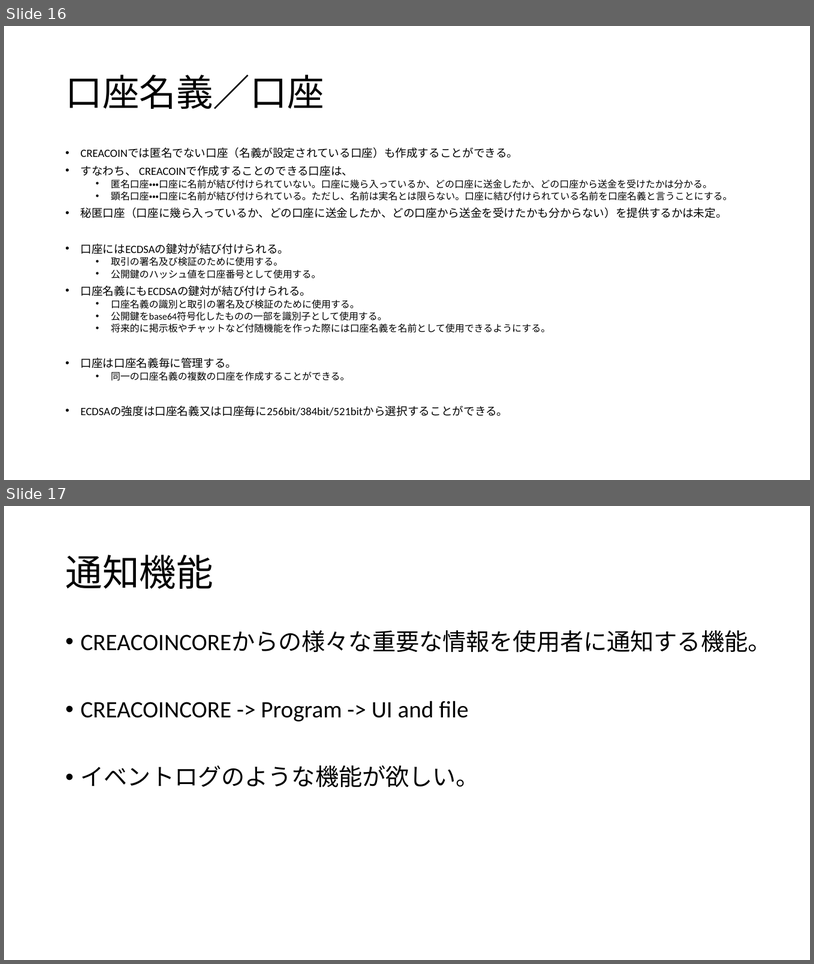
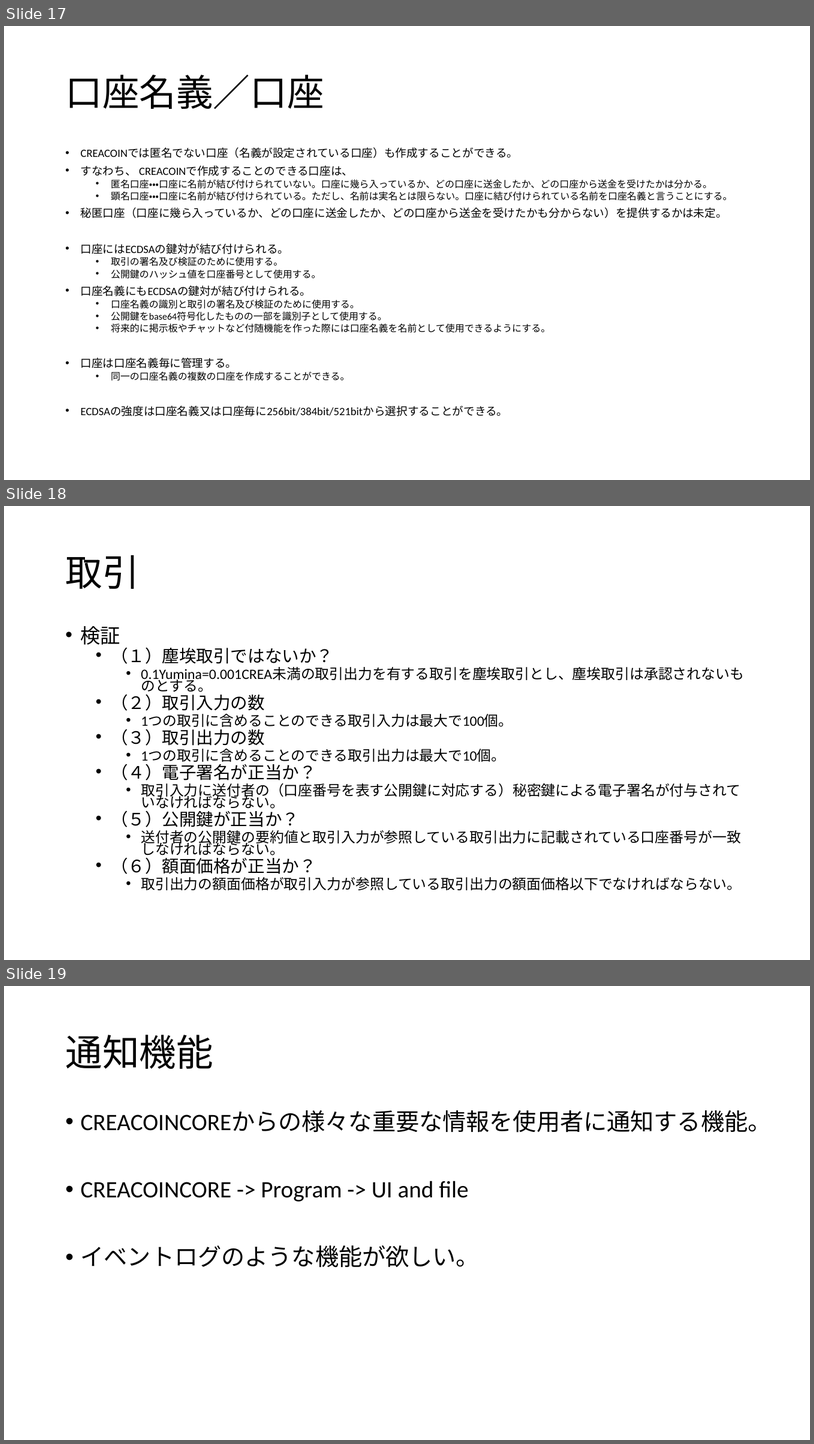
Before and after one commit to pizyumi/CREA, a slide deck: CREA2014/CREACOIN.pptx. Shown one above the other, each under a label of ours: slides 16 and 17 before the commit, slides 17, 18 and 19 after it. The pictures are 814x964 and 814x1444 pixels, drawn with LibreOffice and Linux fonts; fonts in the diff are those of the drawing. Boxes give left, top, right and bottom in pixels: in the first picture for what was removed or moved away, otherwise in the second. Text is boxed around its words. In the diff, an @@ line names an element or a change of style, - is before the commit and + after.

```diff
--- a/CREA2014/CREACOIN.pptx
+++ b/CREA2014/CREACOIN.pptx
@@ slide 18 added at <box>4,506,810,960</box>, background #FFFFFF @@
@@ title added at <box>65,555,139,589</box>, 44 pt, text #000000 @@
+取引
@@ text added at <box>81,626,744,890</box>, 17 pt, text #000000 @@
+• 検証
+  • （１）塵埃取引ではないか？
+    • 0.1Yumina=0.001CREA未満の取引出力を有する取引を塵埃取引とし、塵埃取引は承認されないものとする。
+  • （２）取引入力の数
+    • 1つの取引に含めることのできる取引入力は最大で100個。
+  • （３）取引出力の数
+    • 1つの取引に含めることのできる取引出力は最大で10個。
+  • （４）電子署名が正当か？
+    • 取引入力に送付者の（口座番号を表す公開鍵に対応する）秘密鍵による電子署名が付与されていなければならない。
+  • （５）公開鍵が正当か？
+    • 送付者の公開鍵の要約値と取引入力が参照している取引出力に記載されている口座番号が一致しなければならない。
+  • （６）額面価格が正当か？
+    • 取引出力の額面価格が取引入力が参照している取引出力の額面価格以下でなければならない。
@@ what was slide 16 is now slide 17 @@
@@ what was slide 17 is now slide 19 @@
```
Also in this commit, not shown: 5 slides changed, 1 other slide added, 4 other files.
